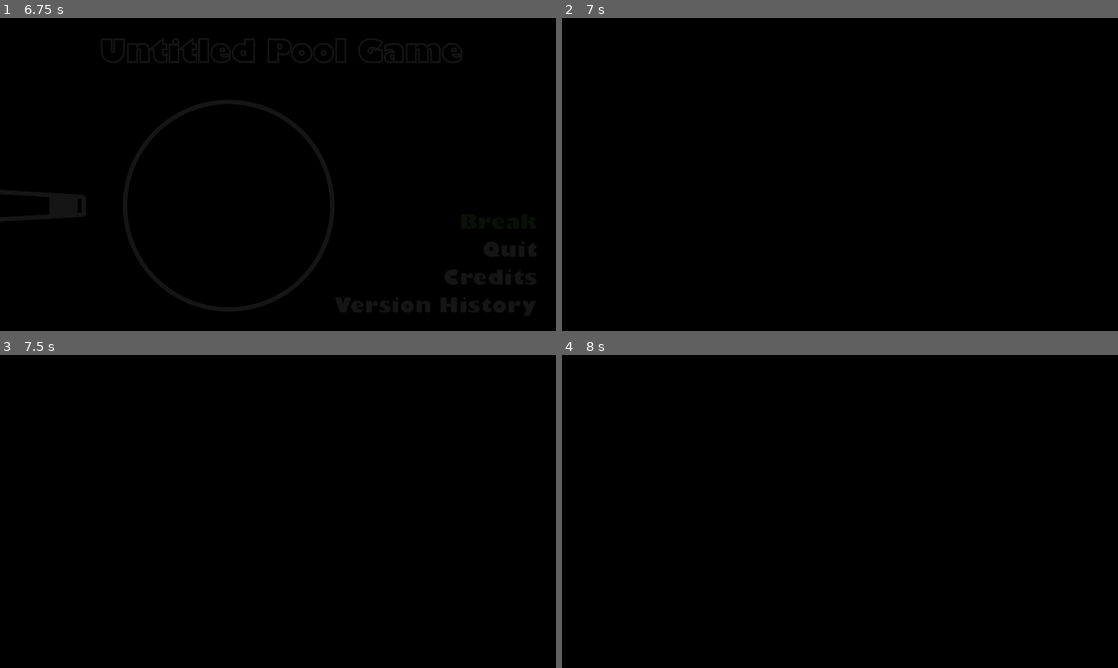
Above: before the commit, frames 1-4 (two rows, left to right).
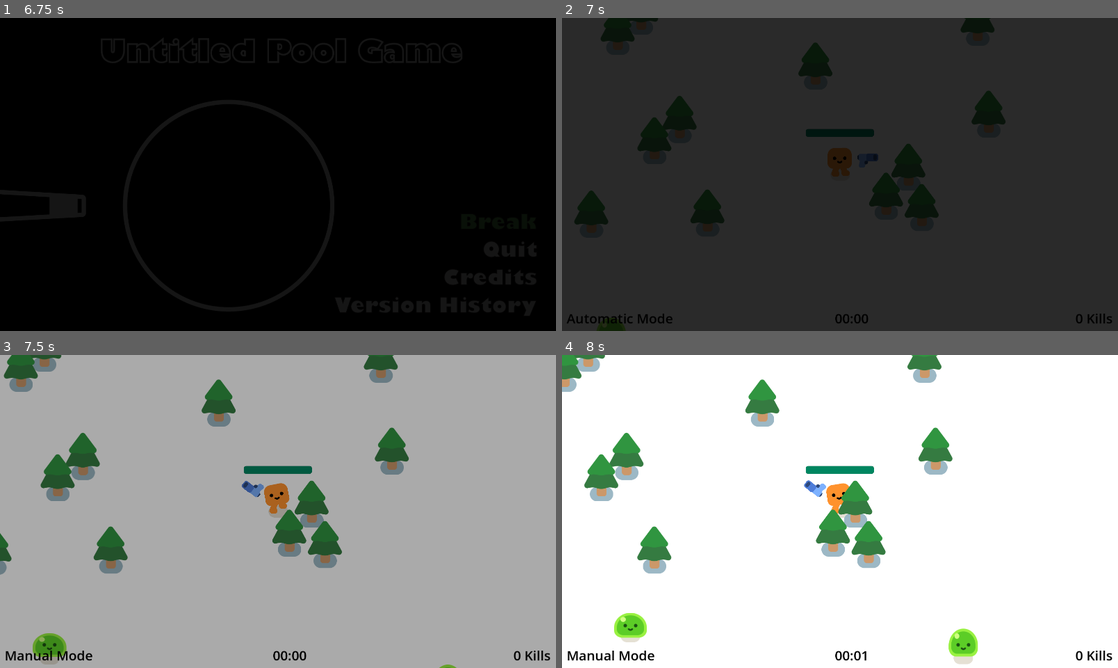
Above: after the commit, the same moments.

Repository: Muirotidua/IMGD1001-Project
Game: Godot game, scene res://scenes/splash_screen.tscn
Two runs of this game, one before a commit and one after it. Both use one fixed random seed, a clock stepped at 60 frames per second and the inputs below.
Inputs (mouse positions are in pixels of both pictures, inside the frame that each line leads up to):
- Up to frame 1 (6.75 s): move the mouse to (400, 158) at 0.52 s; press the mouse at (400, 158) at 0.53 s; hold D (move_right) 0.53-1.28 s; move the mouse to (166, 190) at 1.27 s; release the mouse at (166, 190) at 1.28 s; hold S (move_down) 1.28-2.03 s; tap Space (switch) at 1.35, 2.85, 4.35 s; move the mouse to (333, 105) at 2.02 s; press the mouse at (333, 105) at 2.03 s; hold D (move_right) 2.03-2.78 s; move the mouse to (250, 237) at 2.77 s; release the mouse at (250, 237) at 2.78 s; hold W (move_up) 2.78-3.53 s; move the mouse to (444, 221) at 3.52 s; press the mouse at (444, 221) at 3.53 s; hold Left (left_tar) 3.53-5.03 s; move the mouse to (111, 127) at 4.27 s; release the mouse at (111, 127) at 4.28 s; move the mouse to (305, 174) at 5.02 s; press the mouse at (305, 174) at 5.03 s; hold S (move_down) 5.03-5.75 s; release the mouse at (305, 174) at 5.75 s; click (500, 224) at 5.75 s; click (500, 224) at 6.5 s
- Up to frame 2 (7 s): no input
- Up to frame 3 (7.5 s): move the mouse to (194, 433) at 7.27 s; hold D (move_right) from 7.28 s (still down); tap Space (switch) at 7.35 s
- Up to frame 4 (8 s): keep holding D (move_right)

Frame 1 is identical in both runs. In frame 2, 97% of the frame differs, in the area x 0-100%, y 0-100%; in frame 3, 100%; in frame 4, 100%.

Commit message:
Fixed the fade-to-black bug
Fixed the bug where if you clicked too early on a scene fading in it would fade-to-black. I don't know what I was thinking when I made the loaded bool

Diff:
--- a/scenes/main_menu.gd
+++ b/scenes/main_menu.gd
@@ -1,7 +1,6 @@
 extends Node2D
 
 var clicked = null;
-var loaded = false;
 
 func _ready() -> void:
 	$"Fade/Fade Timer".start()
@@ -35,8 +34,5 @@
 
 
 func _on_fade_timer_timeout() -> void:
-	if !loaded:
-		loaded = true
-	else:
-		if clicked == "start":
-			get_tree().change_scene_to_file("res://scenes/survivorsgame.tscn")
+	if clicked == "start":
+		get_tree().change_scene_to_file("res://scenes/survivorsgame.tscn")
